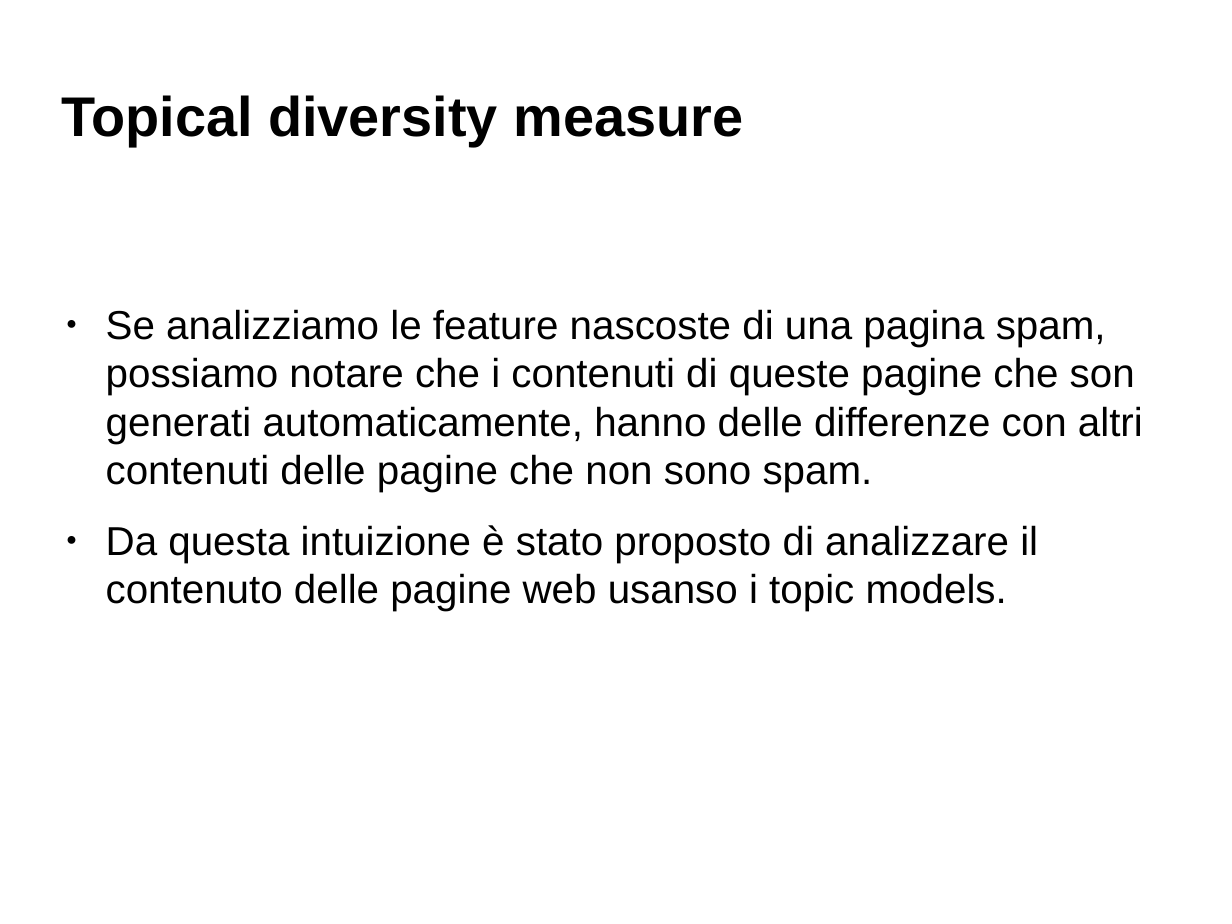
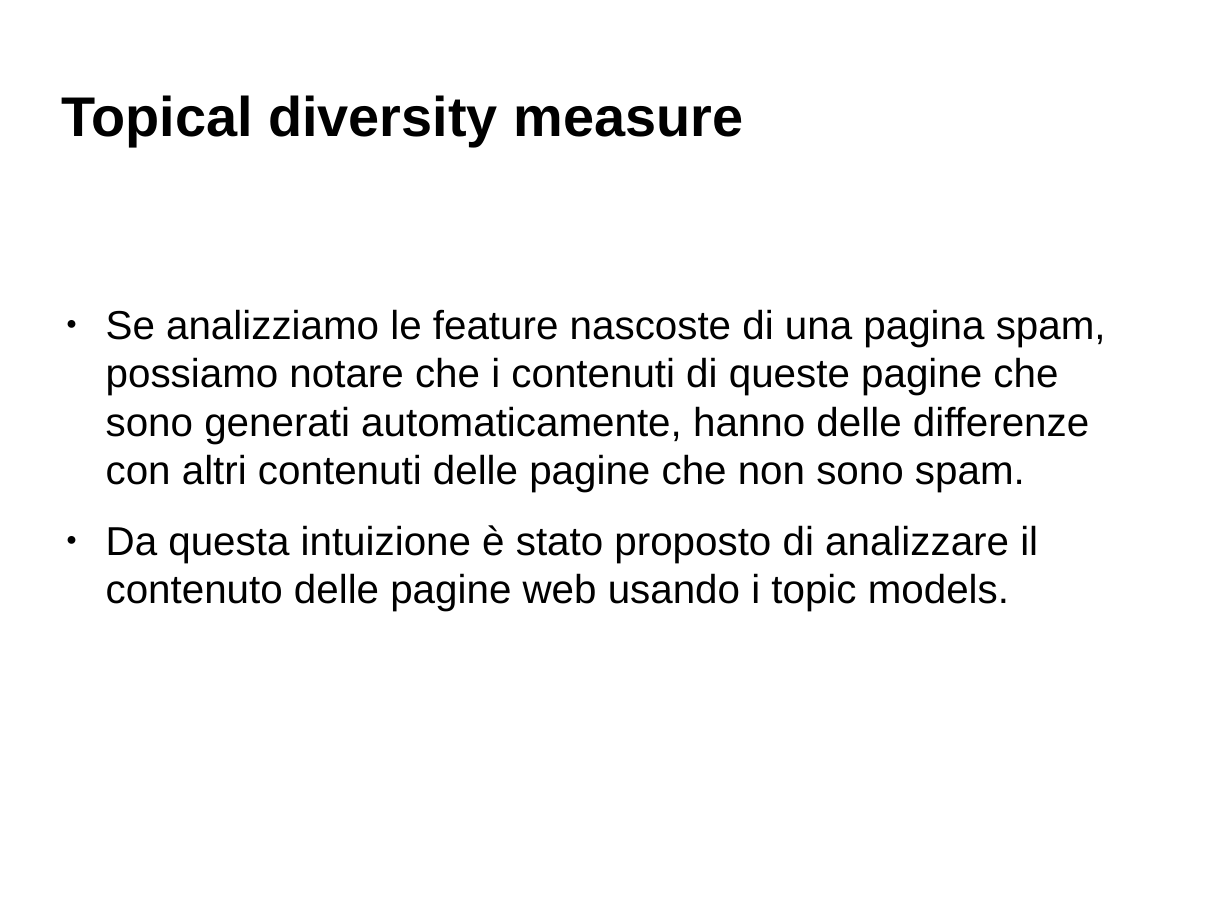
Before and after one commit to Toolanto/presentation, a slide deck: slide 48 of presentazione.odp (slide 40 before the commit). Drawn at 1232x924 pixels with LibreOffice and Linux fonts; fonts in the diff are those of the drawing; background and template pictures are left out. Boxes give left, top, right and bottom in pixels: in the first picture for what was removed or moved away, otherwise in the second. Text is boxed around its words. In the diff, an @@ line names an element or a change of style, - is before the commit and + after.

```diff
--- a/presentazione.odp
+++ b/presentazione.odp
@@ text at box(106, 309, 1106, 611): text changed @@
-● Se analizziamo le feature nascoste di una pagina spam, possiamo notare che i contenuti di queste pagine che son generati automaticamente, hanno delle differenze con altri contenuti delle pagine che non sono spam.
-● Da questa intuizione è stato proposto di analizzare il contenuto delle pagine web usanso i topic models.
+● Se analizziamo le feature nascoste di una pagina spam, possiamo notare che i contenuti di queste pagine che sono generati automaticamente, hanno delle differenze con altri contenuti delle pagine che non sono spam.
+● Da questa intuizione è stato proposto di analizzare il contenuto delle pagine web usando i topic models.
```
Also in this commit, not shown: 15 other slides changed, 8 slides added, 1 slide removed, 1 other file.
